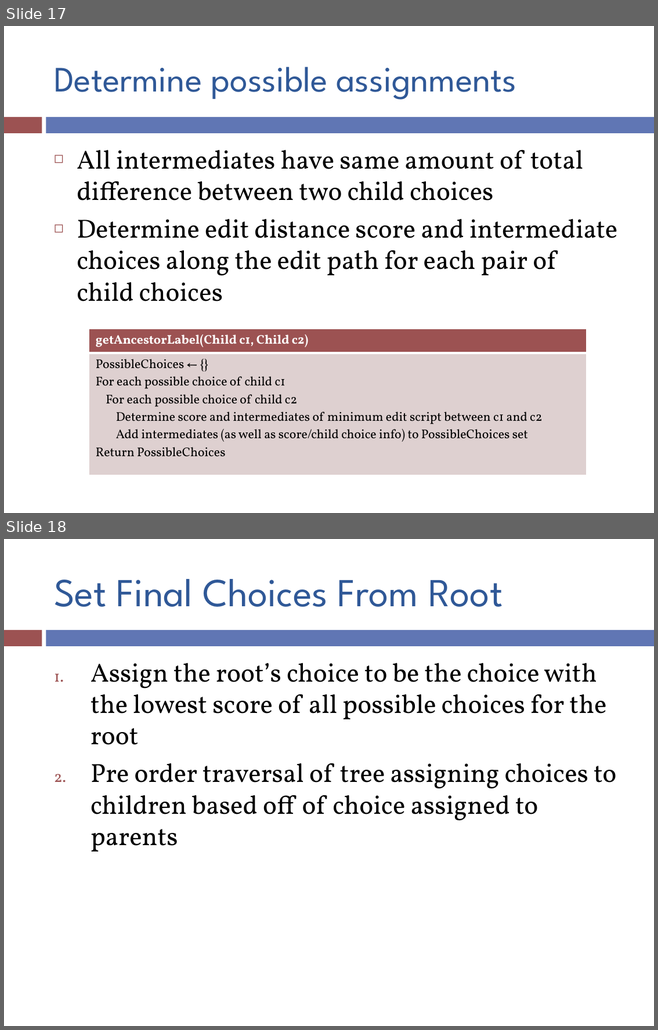
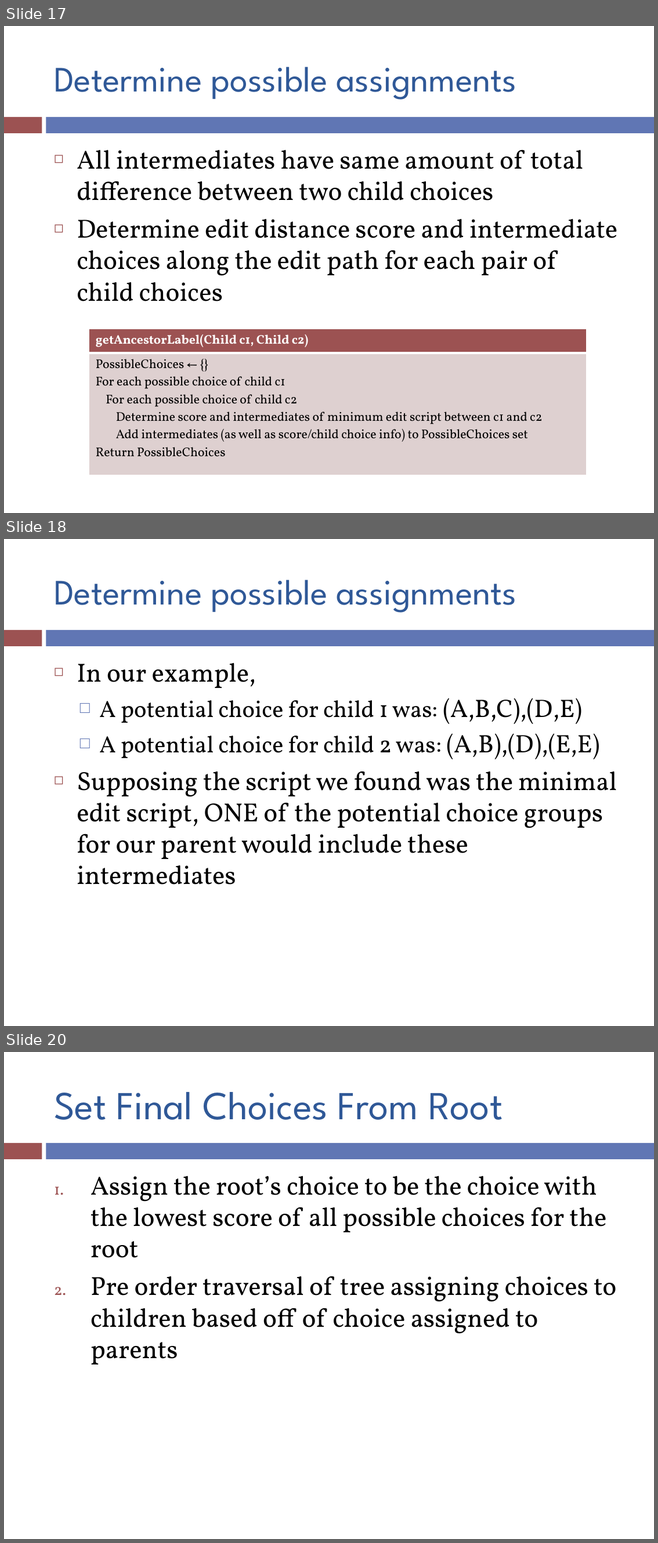
Before and after one commit to schaefce/gene_block_evolution, a slide deck: presentation_02072015.pptx. Shown one above the other, each under a label of ours: slides 17 and 18 before the commit, slides 17, 18 and 20 after it; the slides between them are not shown. The pictures are 658x1030 and 658x1543 pixels, drawn with LibreOffice and Linux fonts; fonts in the diff are those of the drawing. Boxes give left, top, right and bottom in pixels: in the first picture for what was removed or moved away, otherwise in the second. Text is boxed around its words. In the diff, an @@ line names an element or a change of style, - is before the commit and + after.

```diff
--- a/presentation_02072015.pptx
+++ b/presentation_02072015.pptx
@@ slide 18 added at <box>4,539,654,1026</box>, background #FFFFFF; not listed: 2 template elements that a slide beside it also shows @@
@@ title added at <box>54,580,517,613</box>, 39.6 pt, text #2F5897 @@
+Determine possible assignments
@@ text added at <box>76,663,616,885</box>, 29 pt, text #000000 @@
+◻ In our example,
+  □ A potential choice for child 1 was: (A,B,C),(D,E)
+  □ A potential choice for child 2 was: (A,B),(D),(E,E)
+◻ Supposing the script we found was the minimal edit script, ONE of the potential choice groups for our parent would include these intermediates
@@ what was slide 18 is now slide 20 @@
```
Also in this commit, not shown: 1 other slide added.
